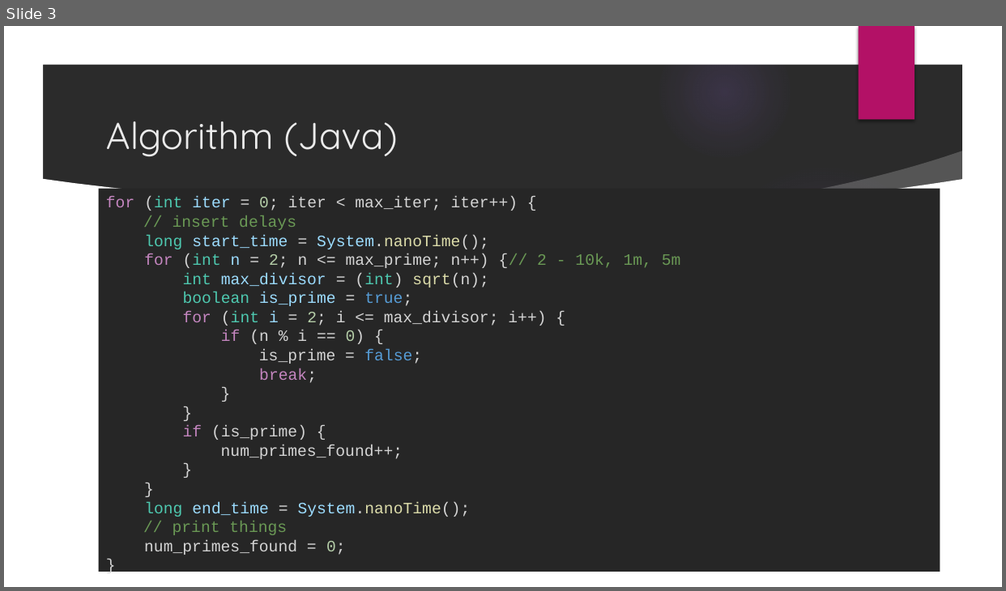
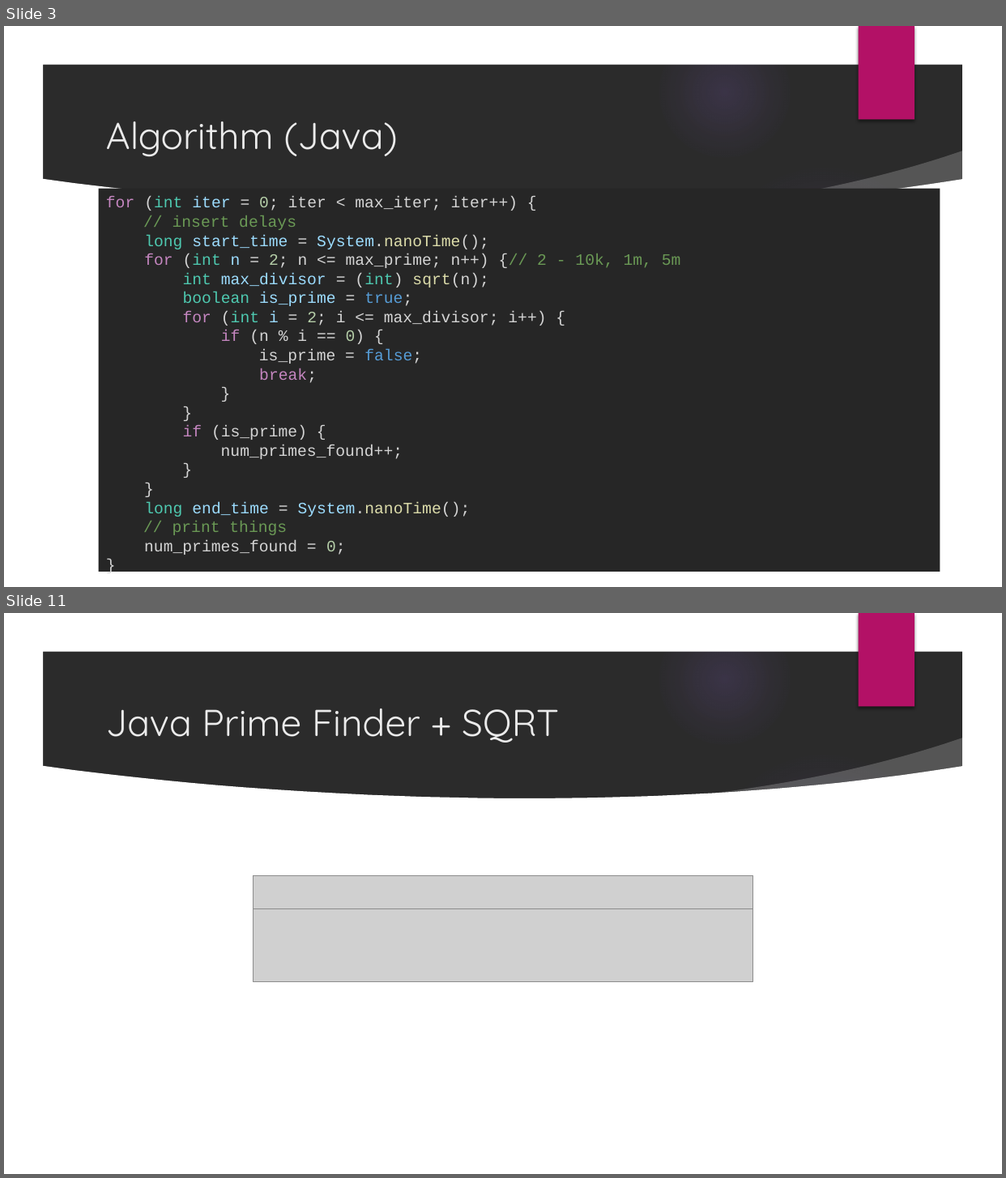
Before and after one commit to afeldscher/PerformanceDesignPatterns, a slide deck: prime_test/Prime Results_Objects.pptx. Shown one above the other, each under a label of ours: slide 3 before the commit, slides 3 and 11 after it; the slides between them are not shown. The pictures are 1006x591 and 1006x1178 pixels, drawn with LibreOffice and Linux fonts; fonts in the diff are those of the drawing; grey boxes stand for pictures; background and template pictures are left out; a plain dark background stands for a picture behind light text. Boxes give left, top, right and bottom in pixels: in the first picture for what was removed or moved away, otherwise in the second. Text is boxed around its words. In the diff, an @@ line names an element or a change of style, - is before the commit and + after.

```diff
--- a/prime_test/Prime Results_Objects.pptx
+++ b/prime_test/Prime Results_Objects.pptx
@@ slide 11 added at <box>4,613,1002,1174</box>, background picture (left out); not listed: 9 template elements that a slide beside it also shows @@
@@ title added at <box>106,709,559,743</box>, 36 pt, text #EBEBEB @@
+Java Prime Finder + SQRT
@@ picture added at <box>253,875,752,909</box> @@
@@ picture added at <box>253,909,752,982</box> @@
```
Also in this commit, not shown: 6 slides changed, 10 other slides added, 2 slides removed, 1 other file.
